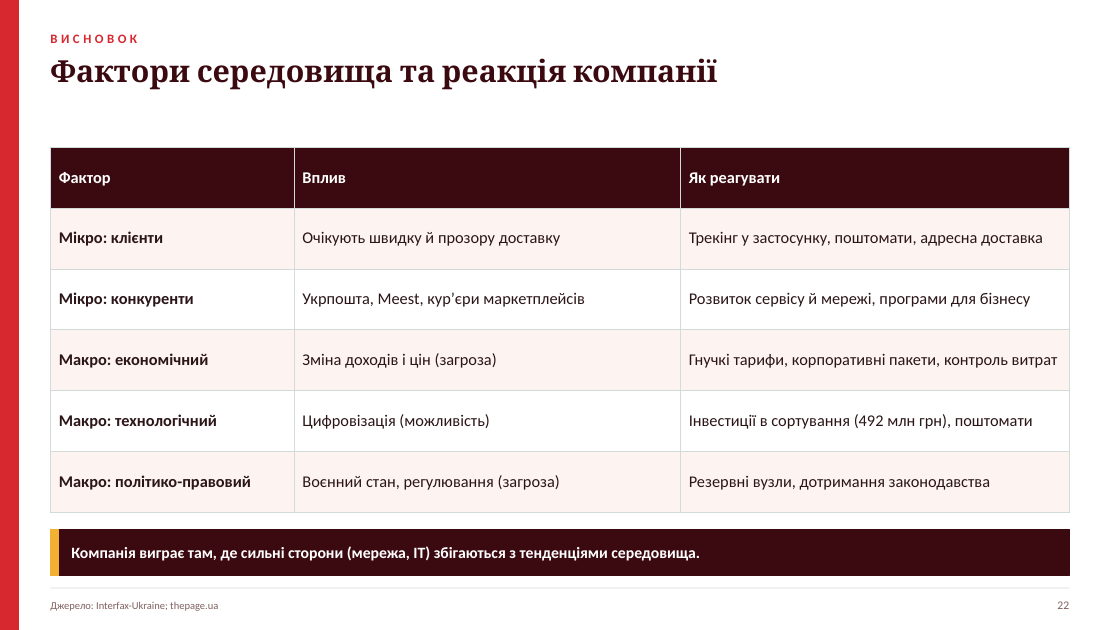
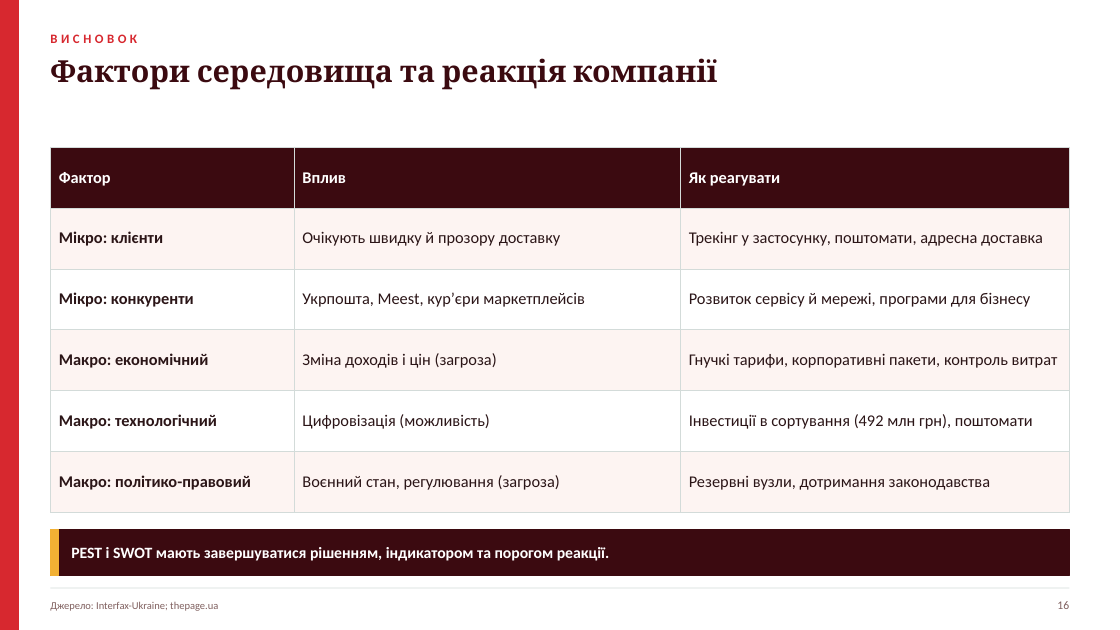
Before and after one commit to Storozh-007/anya-tasks, a slide deck: slide 16 of files/marketing/Брушневська_Анна_Маркетингове_середовище.pptx (slide 22 before the commit). Drawn at 1120x630 pixels with LibreOffice and Linux fonts; fonts in the diff are those of the drawing. Boxes give left, top, right and bottom in pixels: in the first picture for what was removed or moved away, otherwise in the second. Text is boxed around its words. In the diff, an @@ line names an element or a change of style, - is before the commit and + after.

```diff
--- a/files/marketing/Брушневська_Анна_Маркетингове_середовище.pptx
+++ b/files/marketing/Брушневська_Анна_Маркетингове_середовище.pptx
@@ text at [71, 547, 609, 561]: text changed @@
-Компанія виграє там, де сильні сторони (мережа, ІТ) збігаються з тенденціями середовища.
+PEST і SWOT мають завершуватися рішенням, індикатором та порогом реакції.
@@ text at [1057, 601, 1069, 609]: text changed @@
-22
+16
```
Also in this commit, not shown: 16 other slides changed, 7 slides removed, 47 other files.
